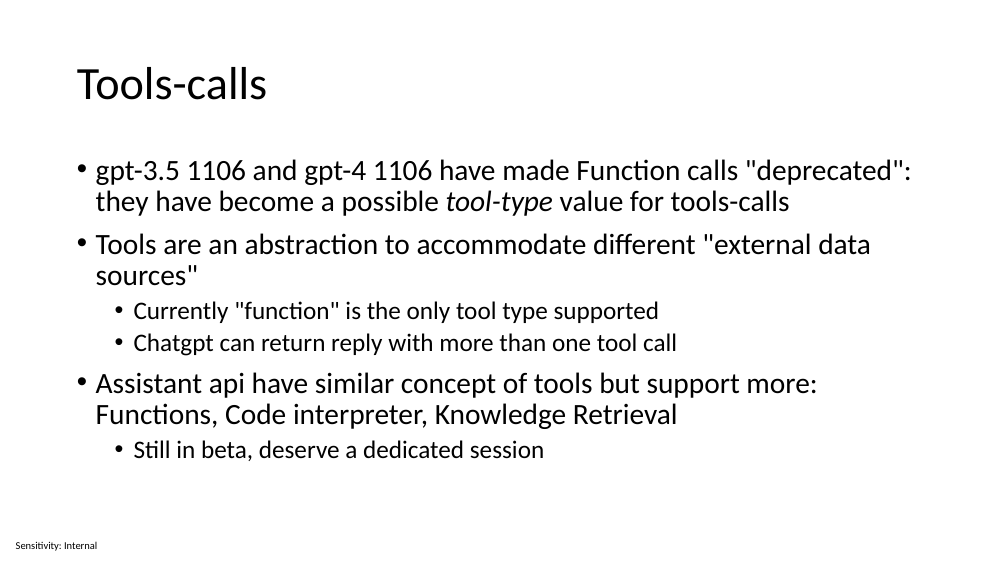
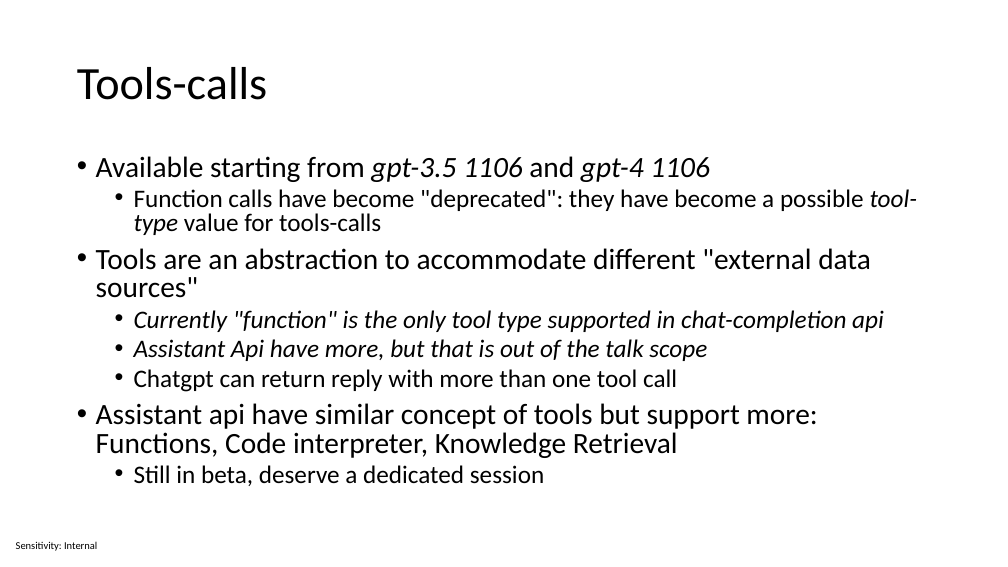
Before and after one commit to sabbadino/function-caling, a slide deck: slide 11 of Function calling.pptx (slide 10 before the commit). Drawn at 1008x567 pixels with LibreOffice and Linux fonts; fonts in the diff are those of the drawing. Boxes give left, top, right and bottom in pixels: in the first picture for what was removed or moved away, otherwise in the second. Text is boxed around its words. In the diff, an @@ line names an element or a change of style, - is before the commit and + after.

Commit message:
update pptx

```diff
--- a/Function calling.pptx
+++ b/Function calling.pptx
@@ text at (96,156,917,235): text changed; size 28 to 24 pt @@
-• gpt-3.5 1106 and gpt-4 1106 have made Function calls "deprecated": they have become a possible tool-type value for tools-calls
+• Available starting from gpt-3.5 1106 and gpt-4 1106
+  • Function calls have become "deprecated": they have become a possible tool-type value for tools-calls
@@ text at (96,248,871,486): line spacing 0.9 to 0.8 @@
@@ text at (134,310,884,361): text changed; italic on @@
-  • Currently "function" is the only tool type supported
+  • Currently "function" is the only tool type supported in chat-completion api
+  • Assistant Api have more, but that is out of the talk scope
```
Also in this commit, not shown: 2 other slides changed, 1 slide added.
